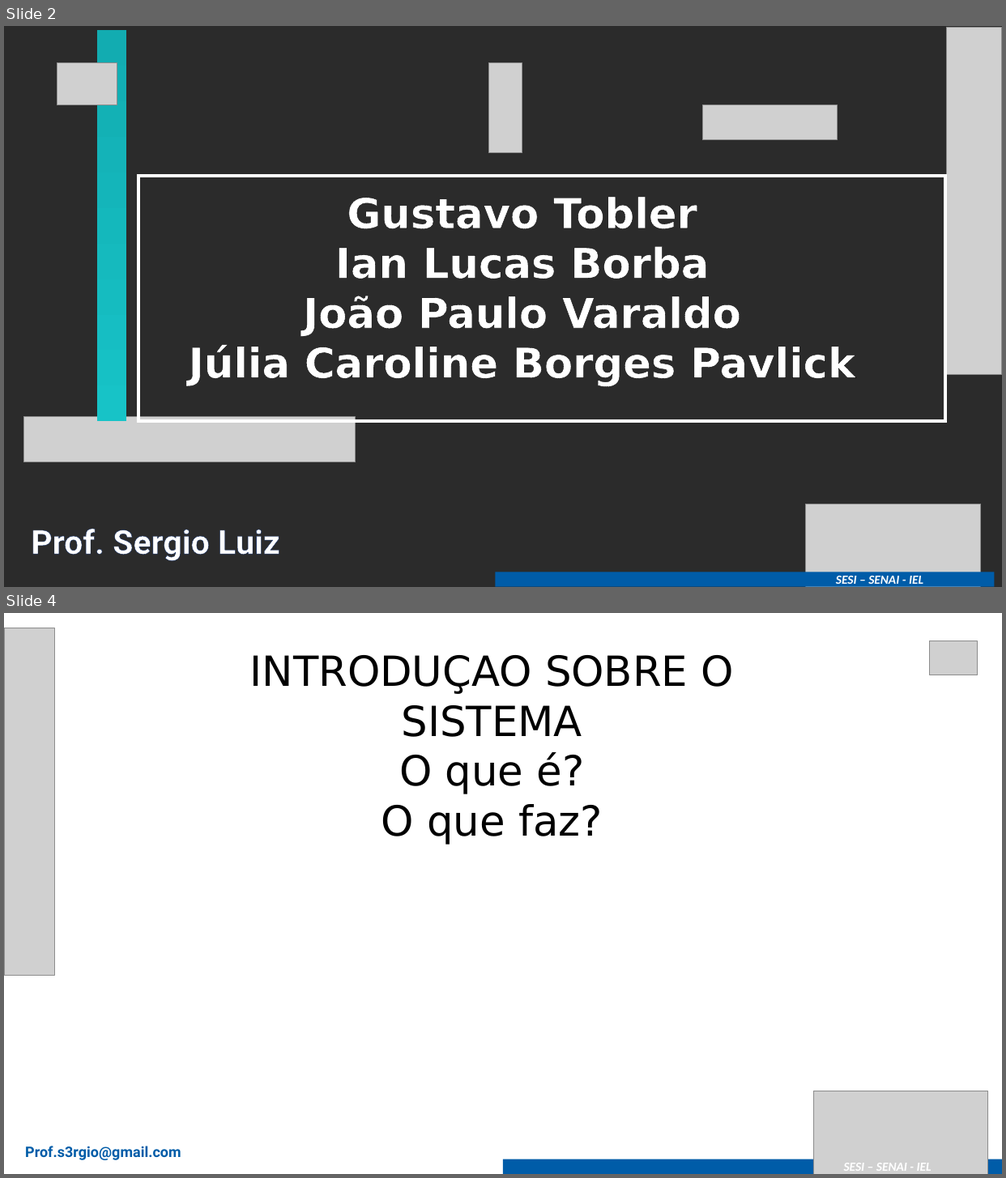
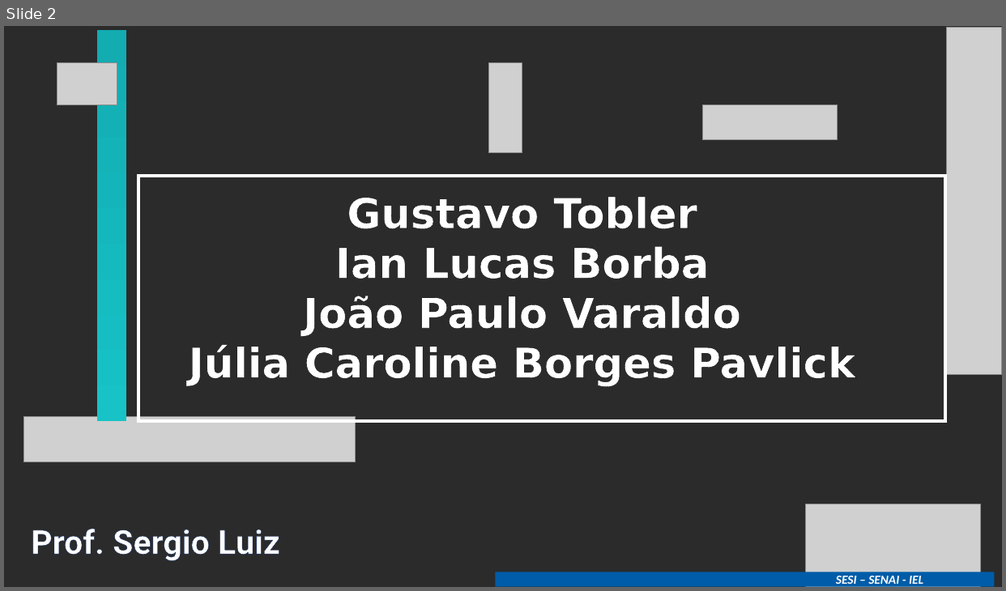
Before and after one commit to gustavotobler/SA_PADARIAALEMAO, a slide deck: 2025_Modelo Apresentação Senai - SA.pptx. Shown one above the other, each under a label of ours: slides 2 and 4 before the commit, slide 2 after it; the slides between them are not shown. The pictures are 1006x1178 and 1006x591 pixels, drawn with LibreOffice and Linux fonts; fonts in the diff are those of the drawing; grey boxes stand for pictures; background and template pictures are left out; a plain dark background stands for a picture behind light text. Boxes give left, top, right and bottom in pixels: in the first picture for what was removed or moved away, otherwise in the second. Text is boxed around its words. In the diff, an @@ line names an element or a change of style, - is before the commit and + after.

```diff
--- a/2025_Modelo Apresentação Senai - SA.pptx
+++ b/2025_Modelo Apresentação Senai - SA.pptx
@@ slide 4 removed at [4,613,1002,1174], background #FFFFFF @@
@@ picture removed at [4,628,54,976] @@
@@ text removed at [250,655,733,845] @@
-INTRODUÇAO SOBRE O SISTEMA
-O que é?
-O que faz?
@@ picture removed at [929,641,978,675] @@
@@ picture removed at [813,1091,987,1174] @@
@@ text removed at [25,1146,181,1161] @@
-Prof.s3rgio@gmail.com
@@ rectangle removed at [503,1160,1002,1174] @@
@@ text removed at [844,1163,931,1171] @@
-SESI – SENAI - IEL
```
Also in this commit, not shown: 4 slides changed, 1 other slide removed.
